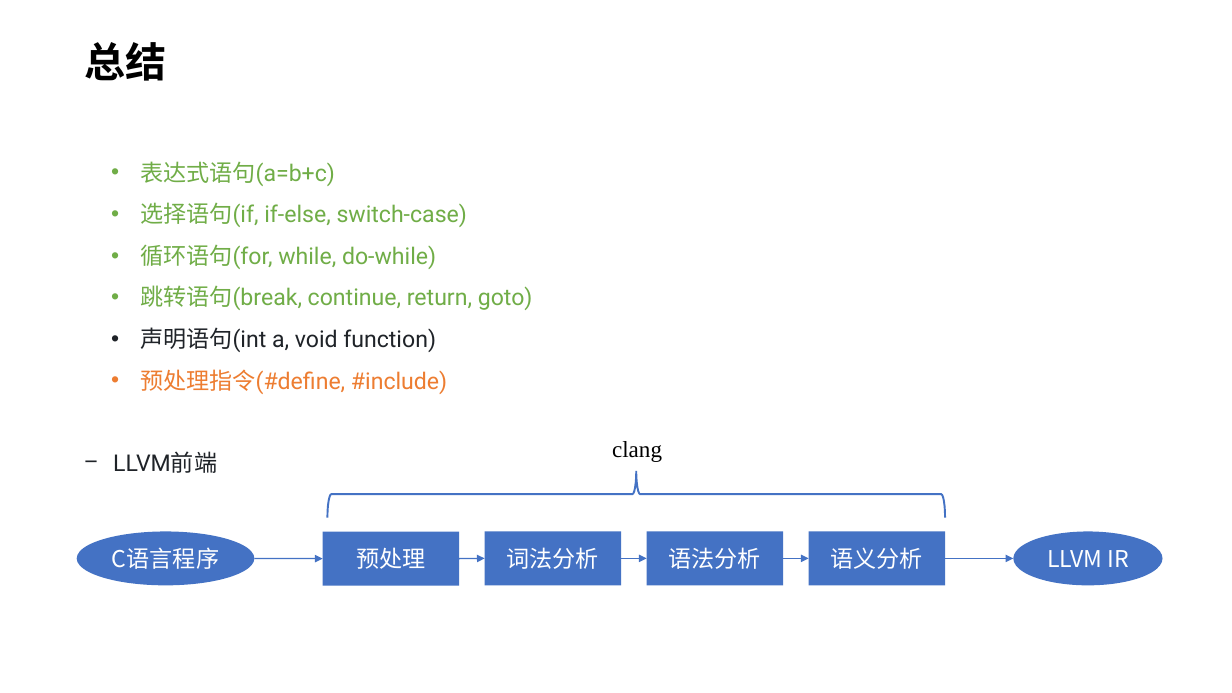
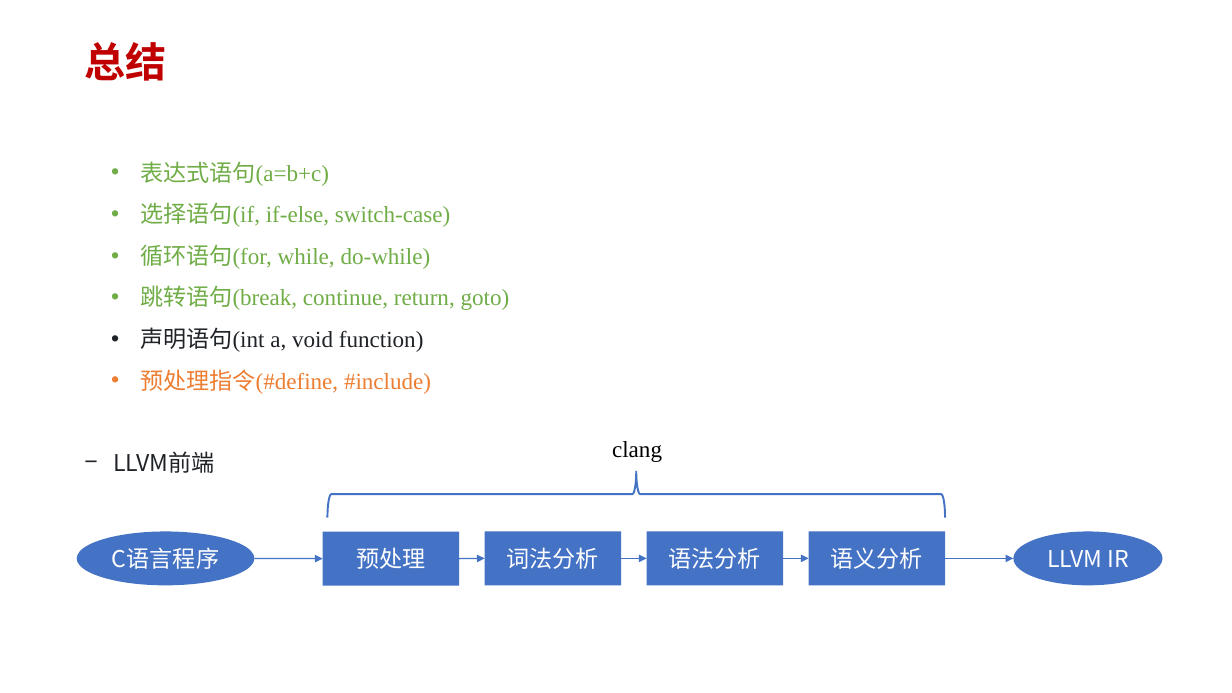
Before and after one commit to 6eanut/llvm-learn, a slide deck: slide 10 of docx/02_linux-cfg.pptx (slide 9 before the commit). Drawn at 1232x693 pixels with LibreOffice and Linux fonts; fonts in the diff are those of the drawing. Boxes give left, top, right and bottom in pixels: in the first picture for what was removed or moved away, otherwise in the second. Text is boxed around its words. In the diff, an @@ line names an element or a change of style, - is before the commit and + after.

```diff
--- a/docx/02_linux-cfg.pptx
+++ b/docx/02_linux-cfg.pptx
@@ text "总结" at box(84, 42, 166, 81): text colour #000000 to #C00000 @@
@@ text "表达式语句(a=b+c)" at box(140, 161, 510, 394): font Roboto to Times New Roman @@
@@ text "LLVM前端" at box(113, 451, 214, 473): font Roboto to Noto Sans CJK SC @@
```
Also in this commit, not shown: 10 other slides changed, 1 slide added, 16 other files.
